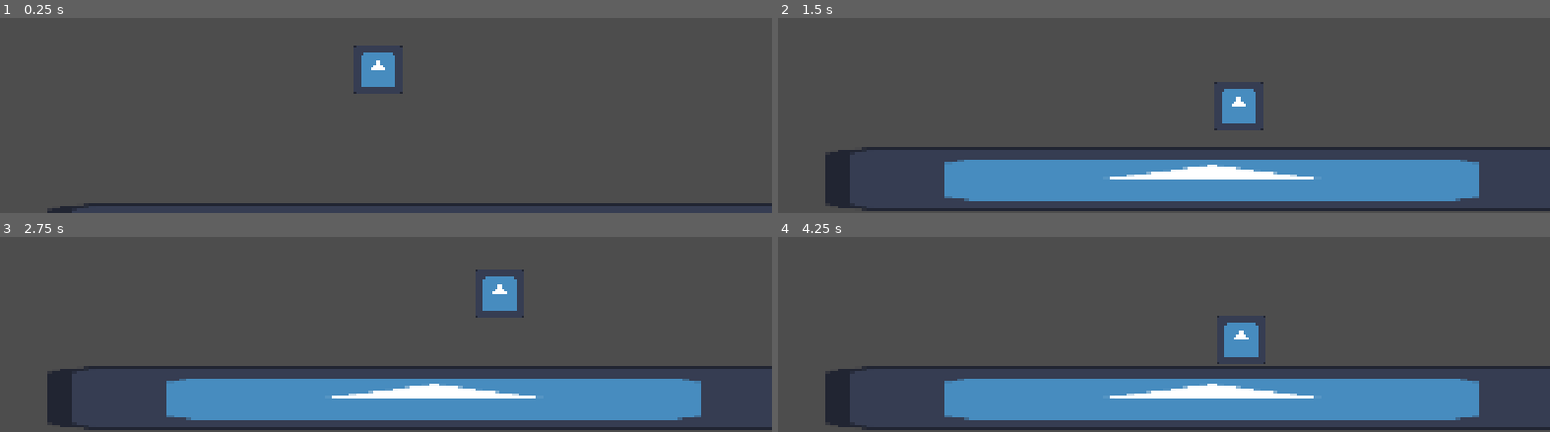
Above: before the commit, frames 1-4 (two rows, left to right).
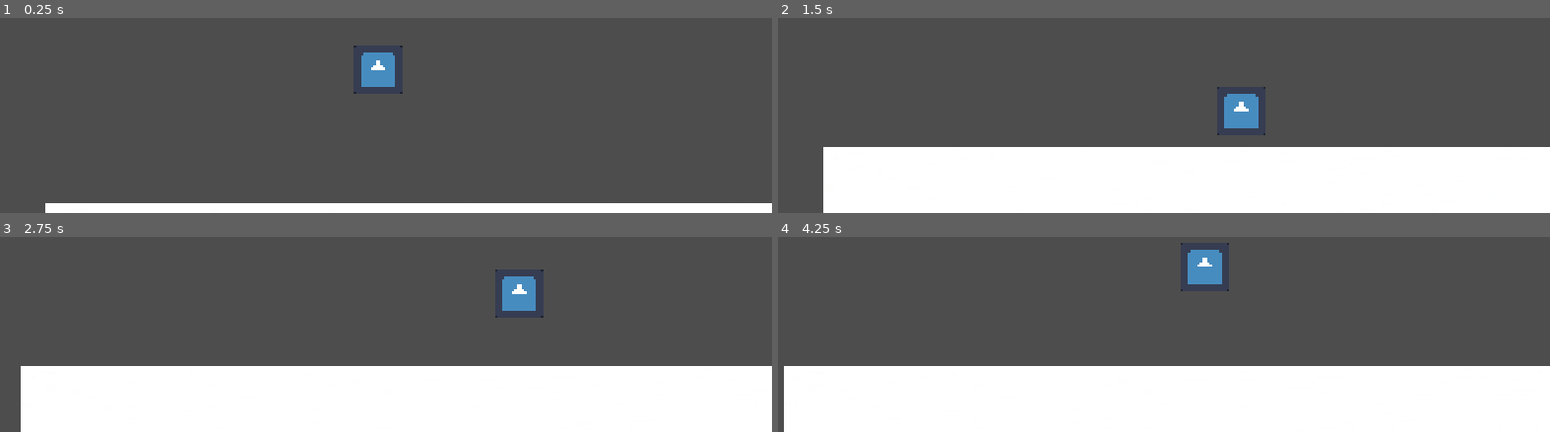
Above: after the commit, the same moments.

Repository: Blivees/game001
Game: Godot game, scene res://Scenes/testscene.tscn
Same seed, same stepped clock (60 frames per second), same inputs: the game is played once before the commit and once after it. This scene is started directly instead of the project's main scene. The engine's default icon, where the game draws it, is replaced by a stand-in: a white triangle on a blue panel in a dark square.
Inputs (mouse positions are in pixels of both pictures, inside the frame that each line leads up to):
- Up to frame 1 (0.25 s): no input
- Up to frame 2 (1.5 s): tap Enter at 0.5 s; move the mouse to (outside the picture) at 0.52 s; hold D (move_right) 0.53-1.25 s; tap Space (jump) at 0.6, 0.77, 1.07 s; click (outside the picture) at 0.67 s; drag from (1001, 19) to (1117, 84) at 1.27 s
- Up to frame 3 (2.75 s): tap Space (jump) at 2, 2.3 s; move the mouse to (outside the picture) at 2.02 s; hold D (move_right) from 2.03 s (still down); hold C from 2.03 s (still down)
- Up to frame 4 (4.25 s): release D (move_right) at 2.75 s; release C at 2.75 s; drag from (1117, 303) to (outside the picture) at 2.77 s; tap Enter at 3.5 s; move the mouse to (1395, 281) at 3.52 s; hold A (move_left) from 3.53 s (still down); hold Shift from 3.53 s (still down); tap Space (jump) at 3.77, 3.8, 4.07 s

The runs differ from the first frame. In frame 1, 4.8% of the frame differs, in the area x 5-100%, y 94-100%; in frame 2, 31%; in frame 3, 33%; in frame 4, 34%, in the area x 0-100%, y 3-100%.
Error before the commit: Invalid access to property or key 'body_entered' on a base object of type 'null instance'. (res://GDscripts/player.gd:61)

Commit message:
1

Diff:
--- /dev/null
+++ b/GDscripts/playertest.gd
@@ -0,0 +1,19 @@
+extends CharacterBody2D
+
+@export var speed: float = 300.0
+@export var jump_force: float = -800.0
+@export var gravity: float = 1800.0
+
+func _physics_process(delta: float) -> void:
+	# 重力
+	if not is_on_floor():
+		velocity.y += gravity * delta
+
+	# 左右移动（A / D）
+	velocity.x = Input.get_axis("move_left", "move_right") * speed
+
+	# 跳跃（空格，需站在地面）
+	if Input.is_action_just_pressed("jump") and is_on_floor():
+		velocity.y = jump_force
+
+	move_and_slide()
--- a/Scenes/testscene.tscn
+++ b/Scenes/testscene.tscn
@@ -1,7 +1,8 @@
 [gd_scene format=3 uid="uid://c00ptt15k8kn8"]
 
-[ext_resource type="Script" uid="uid://pwaeh76yp7vk" path="res://GDscripts/player.gd" id="1_wni78"]
+[ext_resource type="Script" uid="uid://bcjd5mmtkydk2" path="res://GDscripts/playertest.gd" id="1_nes3m"]
 [ext_resource type="Texture2D" uid="uid://df1sx6w26acb3" path="res://Assets/Sprites/icon.svg" id="2_nes3m"]
+[ext_resource type="Texture2D" uid="uid://y76wwbr02x12" path="res://Assets/Sprites/空白.png" id="3_nes3m"]
 
 [sub_resource type="CircleShape2D" id="CircleShape2D_44gc5"]
 radius = 60.41523
@@ -9,11 +10,13 @@
 [sub_resource type="RectangleShape2D" id="RectangleShape2D_fjkfs"]
 size = Vector2(1994, 174)
 
+[sub_resource type="CircleShape2D" id="CircleShape2D_fjkfs"]
+
 [node name="testscene" type="Node2D" unique_id=207361675]
 
 [node name="Player" type="CharacterBody2D" parent="." unique_id=1578015057]
 position = Vector2(853, 533)
-script = ExtResource("1_wni78")
+script = ExtResource("1_nes3m")
 
 [node name="Sprite2D" type="Sprite2D" parent="Player" unique_id=476064079]
 texture = ExtResource("2_nes3m")
@@ -38,9 +41,14 @@
 [node name="CollisionShape2D" type="CollisionShape2D" parent="ground" unique_id=2058887988]
 shape = SubResource("RectangleShape2D_fjkfs")
 
-[node name="Sprite2D" type="Sprite2D" parent="ground" unique_id=684836214]
-scale = Vector2(15.5390625, 1.3671875)
-texture = ExtResource("2_nes3m")
+[node name="Sprite2D" type="Sprite2D" parent="ground" unique_id=526645103]
+position = Vector2(-1.5317078, 4.8975677)
+scale = Vector2(3.8869271, 0.34648603)
+texture = ExtResource("3_nes3m")
 
 [node name="AiPet" type="CharacterBody2D" parent="." unique_id=601490675]
 position = Vector2(853, 533)
+
+[node name="CollisionShape2D" type="CollisionShape2D" parent="AiPet" unique_id=798176219]
+position = Vector2(87, -67)
+shape = SubResource("CircleShape2D_fjkfs")
Not shown, added: GDscripts/playertest.gd.uid
